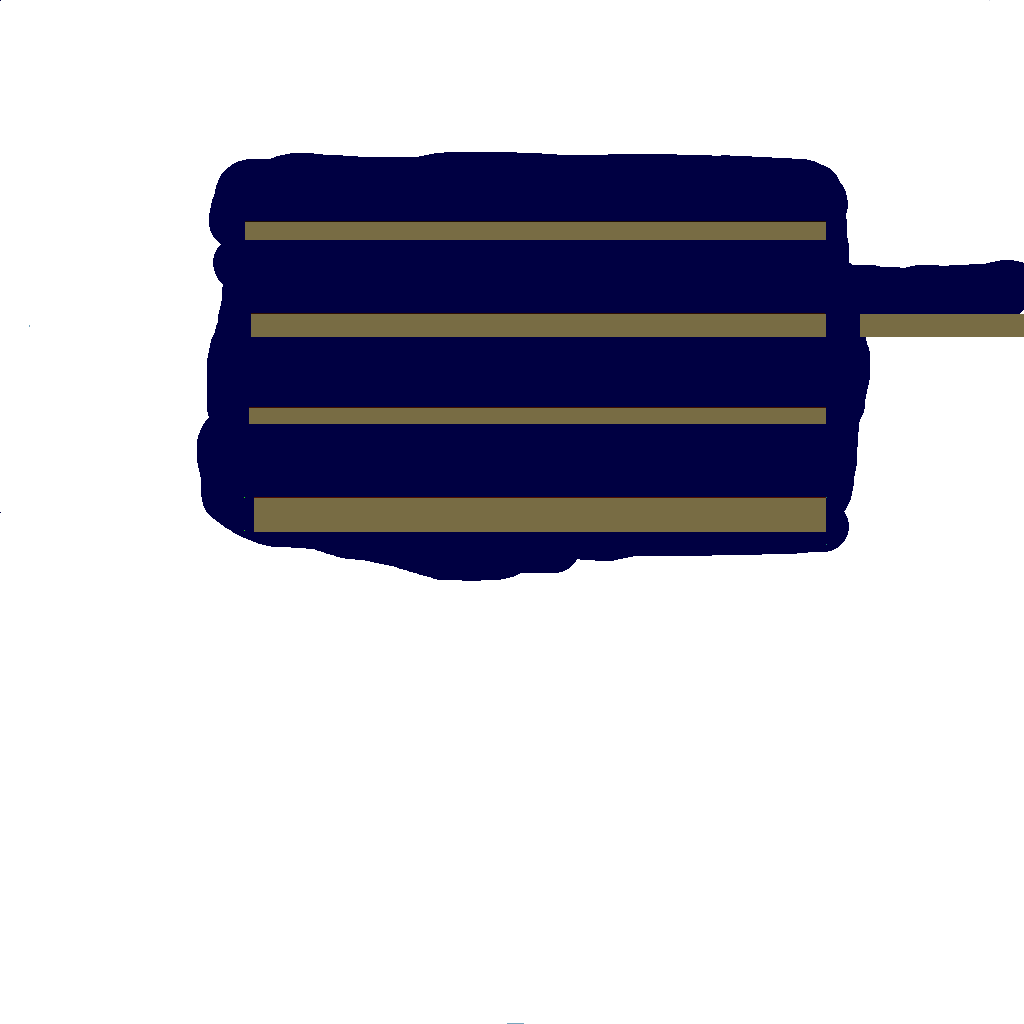
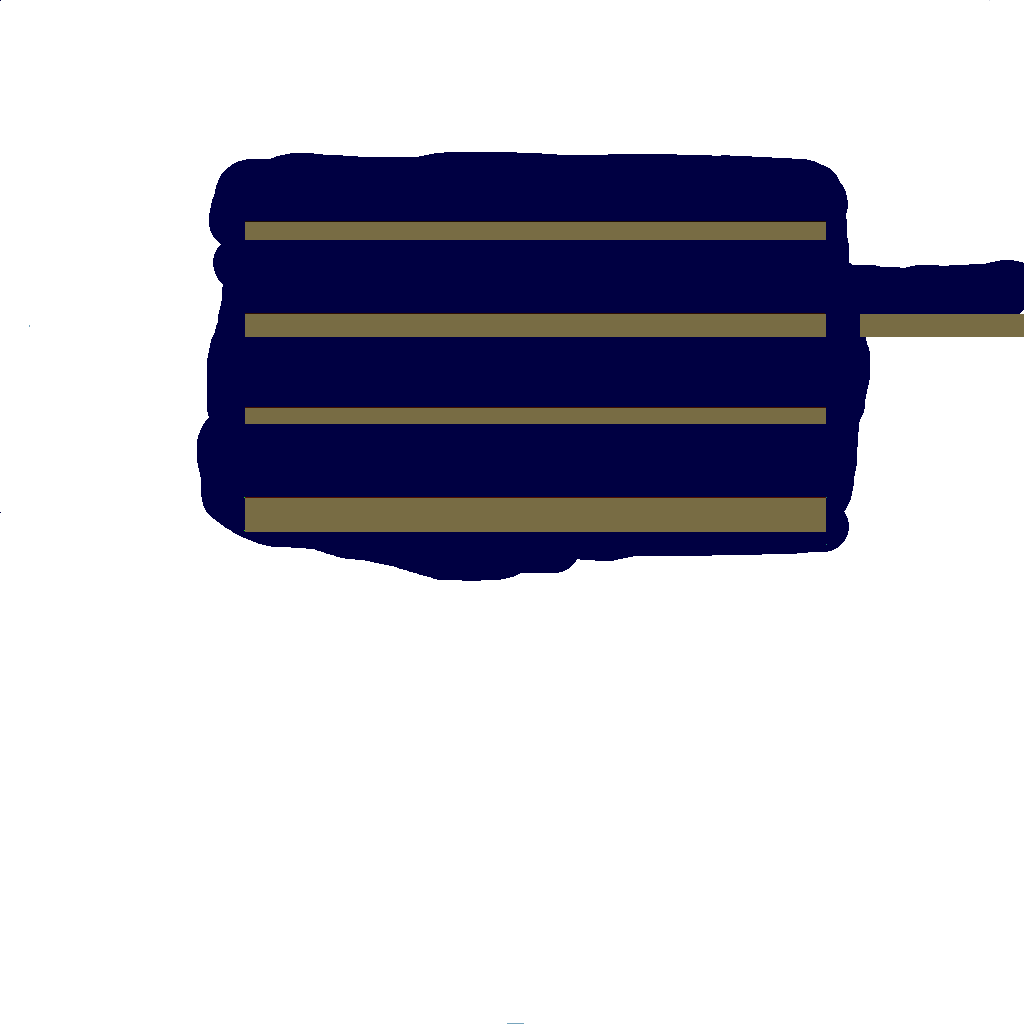
The second 1024px x 1024px image is a revision of the first. Changes to its layers:
painted on "Layer copy" over 245, 313, 254, 532
